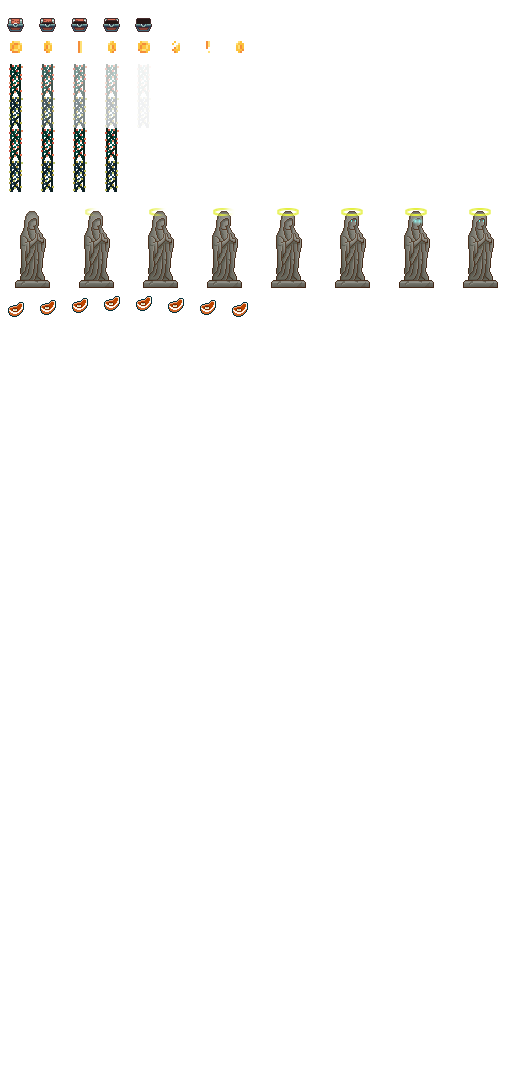
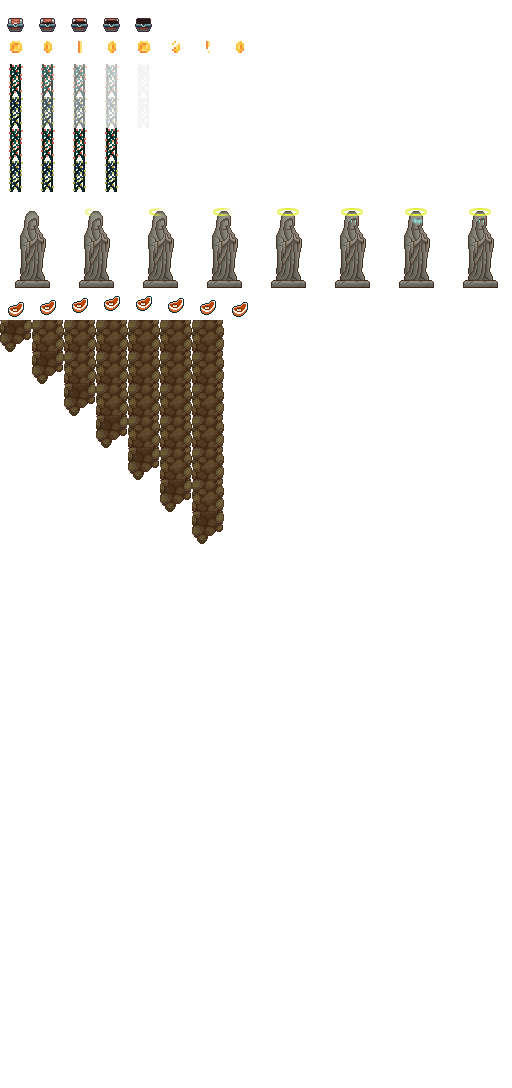
Revision of a layered 512 × 1088 image; what changed, layer by layer:
added layer "Capa 5 copia 6" above "Capa 5 copia 5" over 192, 512, 224, 544
added layer "Capa 5 copia 5" above "Capa 5 copia 4" over 160, 480, 192, 512
added layer "Capa 5 copia 4" above "Capa 5 copia 3" over 128, 448, 160, 480
added layer "Capa 5 copia 3" above "Capa 5 copia 2" over 96, 416, 128, 448
added layer "Capa 5 copia 2" above "Capa 5 copia" over 64, 384, 96, 416
added layer "Capa 5 copia" above "Capa 5" over 32, 352, 64, 384
added layer "Capa 5" above "Capa 1" over 0, 320, 32, 352
added layer "Capa 4 copia 3" (1st of 2) above "Capa 4 copia 4" over 192, 480, 224, 512
added layer "Capa 4 copia 4" (1st of 5) above "Capa 4 copia 5" over 160, 448, 192, 480
added layer "Capa 4 copia 5" (1st of 4) above "Capa 4 copia 6" over 128, 416, 160, 448
added layer "Capa 4 copia 6" (1st of 3) above "Capa 4 copia 7" over 96, 384, 128, 416
added layer "Capa 4 copia 7" (1st of 2) above "Capa 4 copia 8" over 64, 352, 96, 384
added layer "Capa 4 copia 8" above "Capa 4 copia 7" over 32, 320, 64, 352
added layer "Capa 4 copia 7" (2nd of 2) above "Capa 4 copia 6" over 64, 320, 96, 352
added layer "Capa 4 copia 6" (2nd of 3) above "Capa 4 copia 6" over 96, 352, 128, 384
added layer "Capa 4 copia 6" (3rd of 3) above "Capa 4 copia 5" over 96, 320, 128, 352
added layer "Capa 4 copia 5" (2nd of 4) above "Capa 4 copia 5" over 128, 384, 160, 416
added layer "Capa 4 copia 5" (3rd of 4) above "Capa 4 copia 5" over 128, 352, 160, 384
added layer "Capa 4 copia 5" (4th of 4) above "Capa 4 copia 4" over 128, 320, 160, 352
added layer "Capa 4 copia 4" (2nd of 5) above "Capa 4 copia 4" over 160, 416, 192, 448
added layer "Capa 4 copia 4" (3rd of 5) above "Capa 4 copia 4" over 160, 384, 192, 416
added layer "Capa 4 copia 4" (4th of 5) above "Capa 4 copia 4" over 160, 352, 192, 384
added layer "Capa 4 copia 4" (5th of 5) above "Capa 4 copia 3" over 160, 320, 192, 352
…and 5 more changes (5 added)
